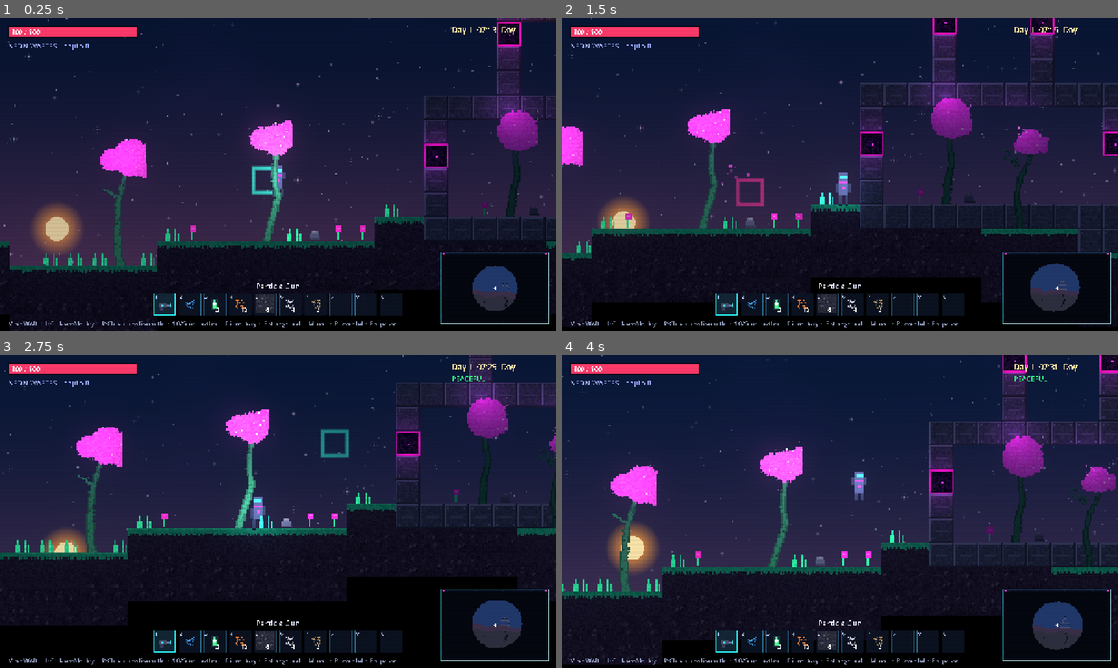
Above: before the commit, frames 1-4 (two rows, left to right).
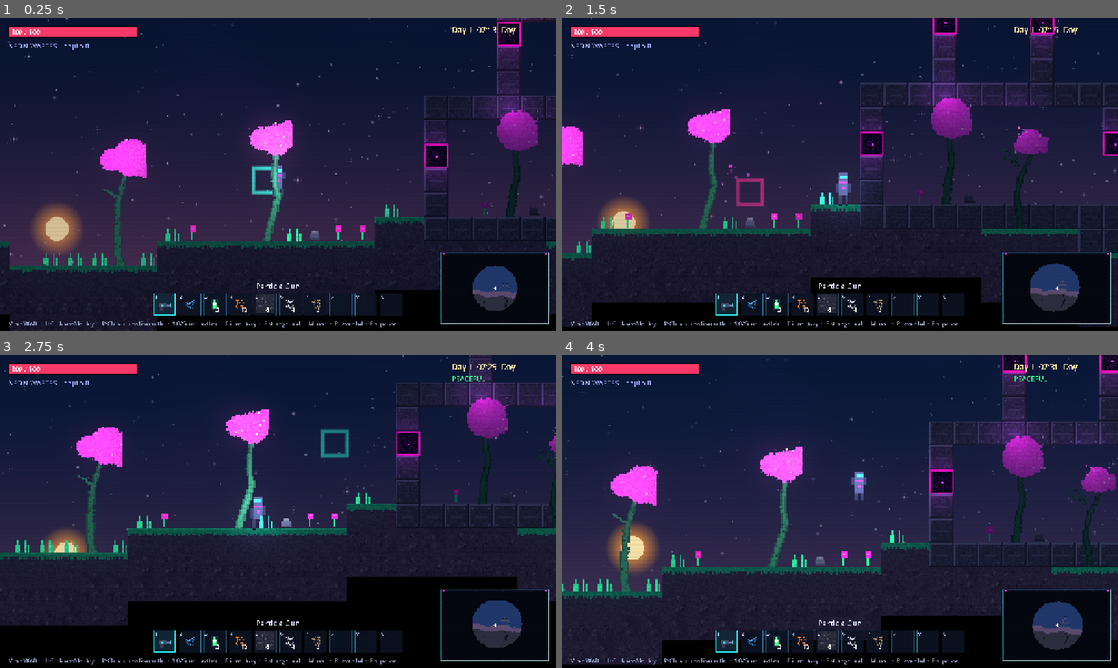
Above: after the commit, the same moments.

Repository: jaygriggsau/exocraft
Game: Godot game, scene res://scenes/Main.tscn
The game is run twice, just before and just after one commit, with the same random seed, the same clock (stepped at 60 frames per second) and the same inputs.
Inputs (mouse positions are in pixels of both pictures, inside the frame that each line leads up to):
- Up to frame 1 (0.25 s): no input
- Up to frame 2 (1.5 s): tap Enter at 0.5 s; move the mouse to (962, 158) at 0.52 s; hold D (move_right) 0.53-1.25 s; hold F (interact) 0.53-1.25 s; click (962, 158) at 0.67 s; tap Space (jump) at 0.77 s; drag from (728, 190) to (812, 237) at 1.27 s
- Up to frame 3 (2.75 s): move the mouse to (333, 442) at 2.02 s; hold A (move_left) from 2.03 s (still down); hold P (toggle_enemies) from 2.03 s (still down)
- Up to frame 4 (4 s): release A (move_left) at 2.75 s; release P (toggle_enemies) at 2.75 s; drag from (812, 574) to (673, 464) at 2.77 s; move the mouse to (1006, 558) at 3.52 s; hold D (move_right) from 3.53 s (still down); tap 1 at 3.6 s; tap Space (jump) at 3.77 s

The runs differ from the first frame. In frame 1, 0.1% of the frame differs, in the area x 85-93%, y 86-90%; in frame 2, 0.1%; in frame 3, 0.1%, in the area x 85-94%, y 85-89%; in frame 4, 0.1%.

Commit message:
Make regolith lighter and more alien
Lift the Regolith (DIRT) colour from a dark muted purple (#3b2f4a/#564470) to a
lighter alien violet (#5c4c70/#8975ac); update Bio-Turf's soil body to match so
the surface/soil transition stays seamless, and the dirt item tint to suit.

https://claude.ai/code/session_01Lbtdt6KHnYyPZuVhH3cTWJ

Diff:
--- a/data/items/dirt.tres
+++ b/data/items/dirt.tres
@@ -6,5 +6,5 @@
 script = ExtResource("1_b2exr")
 id = "dirt"
 display_name = "Regolith"
-color = Color(0.3372549, 0.26666668, 0.4392157, 1)
+color = Color(0.5372549, 0.45882353, 0.6745098, 1)
 place_tile = 1
--- a/scripts/autoload/Tiles.gd
+++ b/scripts/autoload/Tiles.gd
@@ -47,9 +47,9 @@
 ##              (a hardness-1 block ~= 0.35s with the basic Particle Gun; ranges
 ##              from soft sand ~0.5 up to the deep Exotic vein ~8.0)
 var DEFS := {
-	DIRT:    {"name": "Regolith",     "item": "dirt",        "style": "soil",    "base": Color("3b2f4a"), "accent": Color("564470"), "glow": false, "hardness": 0.7},
+	DIRT:    {"name": "Regolith",     "item": "dirt",        "style": "soil",    "base": Color("5c4c70"), "accent": Color("8975ac"), "glow": false, "hardness": 0.7},
 	STONE:   {"name": "Slate",        "item": "stone",       "style": "block",   "base": Color("2e2f3e"), "accent": Color("43465e"), "glow": false, "hardness": 1.8},
-	GRASS:   {"name": "Bio-Turf",     "item": "dirt",        "style": "grass",   "base": Color("3b2f4a"), "accent": Color("564470"), "top": Color("2bf0a0"), "glow": false, "hardness": 0.7},
+	GRASS:   {"name": "Bio-Turf",     "item": "dirt",        "style": "grass",   "base": Color("5c4c70"), "accent": Color("8975ac"), "top": Color("2bf0a0"), "glow": false, "hardness": 0.7},
 	ICE:     {"name": "Cryo-Ice",     "item": "ice",         "style": "block",   "base": Color("8fd6ef"), "accent": Color("d6f4ff"), "glow": false, "hardness": 1.2},
 	JUNGLE:  {"name": "Spore-Turf",   "item": "biomass",     "style": "grass",   "base": Color("33402a"), "accent": Color("48562f"), "top": Color("a6ff3a"), "glow": false, "hardness": 0.7},
 	SAND:    {"name": "Glass-Sand",   "item": "sand",        "style": "block",   "base": Color("d9c27a"), "accent": Color("efe0a8"), "glow": false, "hardness": 0.5},
--- a/tools/generate_data.gd
+++ b/tools/generate_data.gd
@@ -14,7 +14,7 @@
 	var items := [
 		# --- raw (gathered from the world) ---
 		["scrap", "Alien Scrap", 0, "raw", 999, 2, "ff8a3a", -1, 0.0, {}],
-		["dirt", "Regolith", 0, "raw", 999, 1, "564470", T.DIRT, 0.0, {}],
+		["dirt", "Regolith", 0, "raw", 999, 1, "8975ac", T.DIRT, 0.0, {}],
 		["stone", "Slate", 0, "raw", 999, 1, "43465e", T.STONE, 0.0, {}],
 		["sand", "Glass-Sand", 0, "raw", 999, 1, "d9c27a", T.SAND, 0.0, {}],
 		["wood", "Xylo-Timber", 0, "raw", 999, 2, "9a7a52", -1, 0.0, {}],
